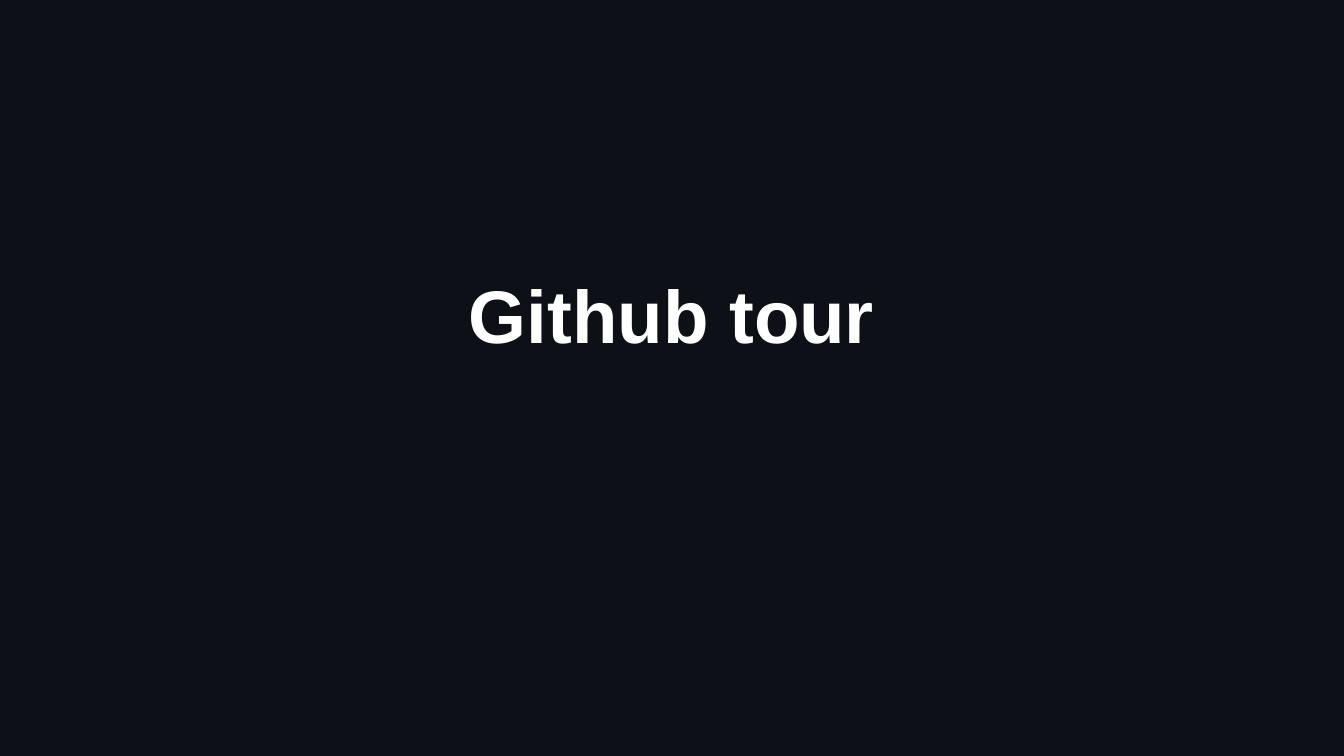
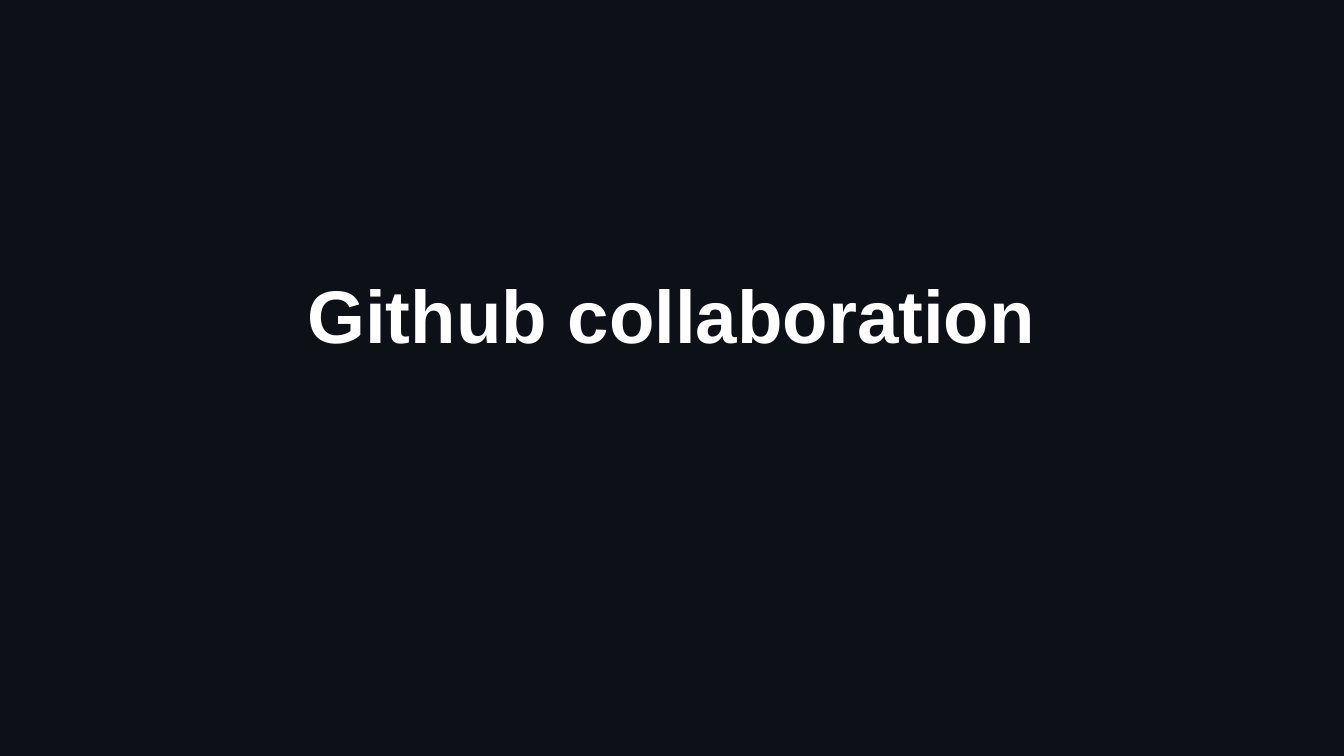
Before and after one commit to idf-io/Git-Github_Workshop, a slide deck: slide 14 of docs/presentation_day2_git-and-github.odp (slide 2 before the commit). Drawn at 1344x756 pixels with LibreOffice and Linux fonts; fonts in the diff are those of the drawing. Boxes give left, top, right and bottom in pixels: in the first picture for what was removed or moved away, otherwise in the second. Text is boxed around its words. In the diff, an @@ line names an element or a change of style, - is before the commit and + after.

```diff
--- a/docs/presentation_day2_git-and-github.odp
+++ b/docs/presentation_day2_git-and-github.odp
@@ subtitle at <box>307,289,1035,344</box>: text changed @@
-Github tour
+Github collaboration
```
Also in this commit, not shown: 6 other slides changed, 19 slides added, 9 slides removed.
